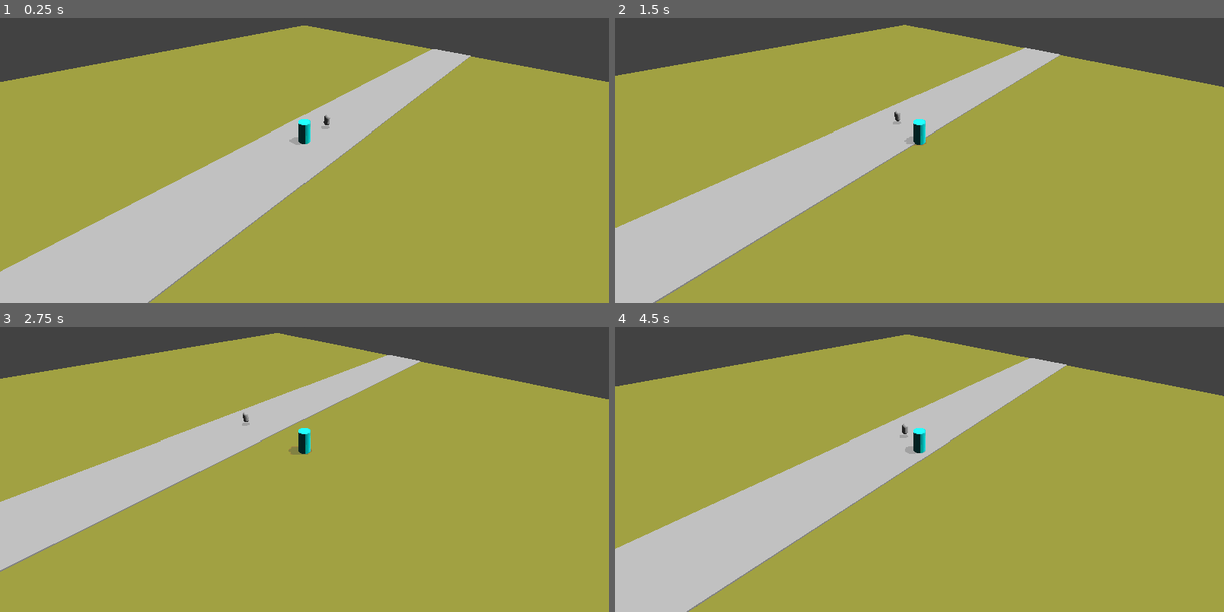
Above: before the commit, frames 1-4 (two rows, left to right).
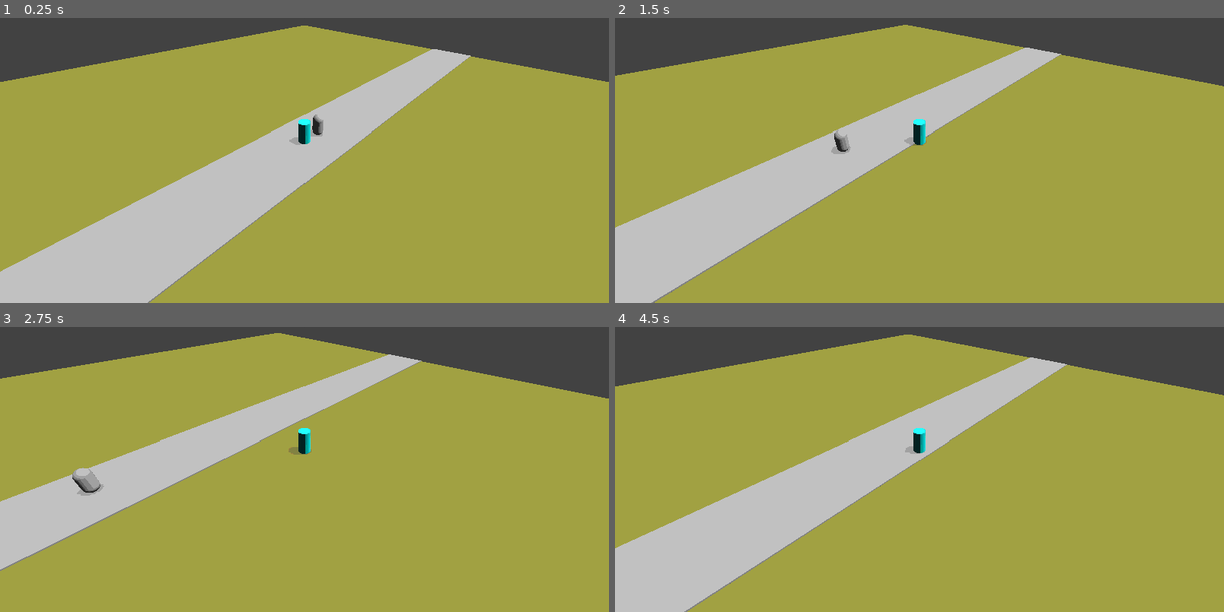
Above: after the commit, the same moments.

Repository: longotiziano/td-project
Game: Godot game, scene res://scenes/main.tscn
The game is run twice, just before and just after one commit, with the same random seed, the same clock (stepped at 60 frames per second) and the same inputs.
Inputs (mouse positions are in pixels of both pictures, inside the frame that each line leads up to):
- Up to frame 1 (0.25 s): no input
- Up to frame 2 (1.5 s): move the mouse to (1053, 114) at 0.52 s; hold Right (ui_right) 0.53-1.28 s; hold Shift (run) 0.53-1.28 s; click (1053, 114) at 0.67 s; move the mouse to (797, 149) at 1.27 s; hold Down (ui_down) from 1.28 s (still down); tap Shift (run) at 1.35 s
- Up to frame 3 (2.75 s): move the mouse to (365, 366) at 2.02 s; release Down (ui_down) at 2.03 s; hold Right (ui_right) from 2.03 s (still down); hold Shift (run) from 2.03 s (still down)
- Up to frame 4 (4.5 s): move the mouse to (889, 509) at 2.77 s; release Right (ui_right) at 2.78 s; release Shift (run) at 2.78 s; hold Up (ui_up) 2.78-3.53 s; tap Shift (run) at 2.85, 4.35 s; click (889, 509) at 2.92 s; move the mouse to (1102, 492) at 3.52 s; hold Shift (run) 3.53-4.28 s; hold Left (ui_left) from 3.53 s (still down); move the mouse to (736, 389) at 4.27 s

The runs differ from the first frame. In frame 1, 0.2% of the frame differs, in the area x 51-55%, y 33-42%; in frame 2, 0.7%; in frame 3, 0.7%, in the area x 0-100%, y 2-86%; in frame 4, 0.6%.

Commit message:
ahora tenemos el shader

Diff:
--- a/game/scenes/main.tscn
+++ b/game/scenes/main.tscn
@@ -3,8 +3,8 @@
 [ext_resource type="Shader" uid="uid://bnwlcucfnff3q" path="res://scenes/main.gdshader" id="1_jyhfs"]
 [ext_resource type="Script" uid="uid://bu5xi3rkqq00r" path="res://scripts/isometric_camera.gd" id="1_o5qli"]
 [ext_resource type="Script" uid="uid://dcnfsed2ggg6" path="res://scripts/main.gd" id="1_tbgi4"]
-[ext_resource type="Script" uid="uid://bjwy33mk6blqi" path="res://scripts/player.gd" id="2_0wfyh"]
-[ext_resource type="PackedScene" uid="uid://djp3qauctwhiu" path="res://scenes/zombie.tscn" id="3_sugp2"]
+[ext_resource type="PackedScene" uid="uid://cjwxty7c1yi5b" path="res://scenes/zombie.tscn" id="3_sugp2"]
+[ext_resource type="PackedScene" uid="uid://cxa3sqvykgcp8" path="res://scenes/player.tscn" id="3_tbgi4"]
 
 [sub_resource type="ShaderMaterial" id="ShaderMaterial_sugp2"]
 shader = ExtResource("1_jyhfs")
@@ -28,13 +28,6 @@
 albedo_color = Color(0.46289068, 0.44717252, 0.21996474, 1)
 
 [sub_resource type="PlaneMesh" id="PlaneMesh_jyhfs"]
-
-[sub_resource type="CylinderShape3D" id="CylinderShape3D_0wfyh"]
-
-[sub_resource type="CylinderMesh" id="CylinderMesh_sugp2"]
-
-[sub_resource type="StandardMaterial3D" id="StandardMaterial3D_0wfyh"]
-albedo_color = Color(9.62615e-08, 0.71284145, 0.70712936, 1)
 
 [node name="Node3D" type="Node3D" unique_id=5073452]
 script = ExtResource("1_tbgi4")
@@ -83,18 +76,8 @@
 material_override = SubResource("StandardMaterial3D_sugp2")
 mesh = SubResource("PlaneMesh_jyhfs")
 
-[node name="Player" type="CharacterBody3D" parent="." unique_id=607388624]
+[node name="Player" parent="." unique_id=1189072467 instance=ExtResource("3_tbgi4")]
 transform = Transform3D(1.8, 0, 0, 0, 1.8, 0, 0, 0, 1.8, 0, 1.4570675, 0)
-script = ExtResource("2_0wfyh")
-
-[node name="CollisionShape3D" type="CollisionShape3D" parent="Player" unique_id=517250033]
-shape = SubResource("CylinderShape3D_0wfyh")
-
-[node name="MeshInstance3D" type="MeshInstance3D" parent="Player" unique_id=2011123325]
-mesh = SubResource("CylinderMesh_sugp2")
-surface_material_override/0 = SubResource("StandardMaterial3D_0wfyh")
-
-[node name="AnimationPlayer" type="AnimationPlayer" parent="Player" unique_id=1642479255]
 
 [node name="DirectionalLight3D" type="DirectionalLight3D" parent="." unique_id=1489887029]
 transform = Transform3D(0.7071068, 0.5930297, -0.38511792, 0, 0.544639, 0.8386706, 0.7071068, -0.5930297, 0.38511792, 2.5962958, 13.009415, 2.5962958)
@@ -107,7 +90,9 @@
 shadow_blur = 0.0
 
 [node name="Zombie" parent="." unique_id=1347175020 instance=ExtResource("3_sugp2")]
-transform = Transform3D(1, 0, 0, 0, 1, 0, 0, 0, 1, -0.045205116, 1.6124945, 5.2515144)
+transform = Transform3D(1.8, 0, 0, 0, 1.8, 0, 0, 0, 1.8, -0.045205116, 1.6124945, 5.2515144)
+speed = 10.0
+target_path = NodePath("../Map/House")
 
 [node name="IsometricCamera" type="Camera3D" parent="." unique_id=718557430]
 transform = Transform3D(1, 0, 0, 0, 1, 0, 0, 0, 1, 0, 1.1744988, 1.889361)
--- a/game/scenes/player.tscn
+++ b/game/scenes/player.tscn
@@ -9,15 +9,15 @@
 [sub_resource type="StandardMaterial3D" id="StandardMaterial3D_0wfyh"]
 albedo_color = Color(9.62615e-08, 0.71284145, 0.70712936, 1)
 
-[node name="Player" type="CharacterBody3D" unique_id=1134877450]
+[node name="Player" type="CharacterBody3D" unique_id=1189072467]
 transform = Transform3D(1.8, 0, 0, 0, 1.8, 0, 0, 0, 1.8, 0, 0, 0)
 script = ExtResource("1_3vyb7")
 
-[node name="CollisionShape3D" type="CollisionShape3D" parent="." unique_id=1522104991]
+[node name="CollisionShape3D" type="CollisionShape3D" parent="." unique_id=1280028927]
 shape = SubResource("CylinderShape3D_0wfyh")
 
-[node name="MeshInstance3D" type="MeshInstance3D" parent="." unique_id=1351535998]
+[node name="MeshInstance3D" type="MeshInstance3D" parent="." unique_id=487592244]
 mesh = SubResource("CylinderMesh_sugp2")
 surface_material_override/0 = SubResource("StandardMaterial3D_0wfyh")
 
-[node name="AnimationPlayer" type="AnimationPlayer" parent="." unique_id=831969110]
+[node name="AnimationPlayer" type="AnimationPlayer" parent="." unique_id=1775250527]
